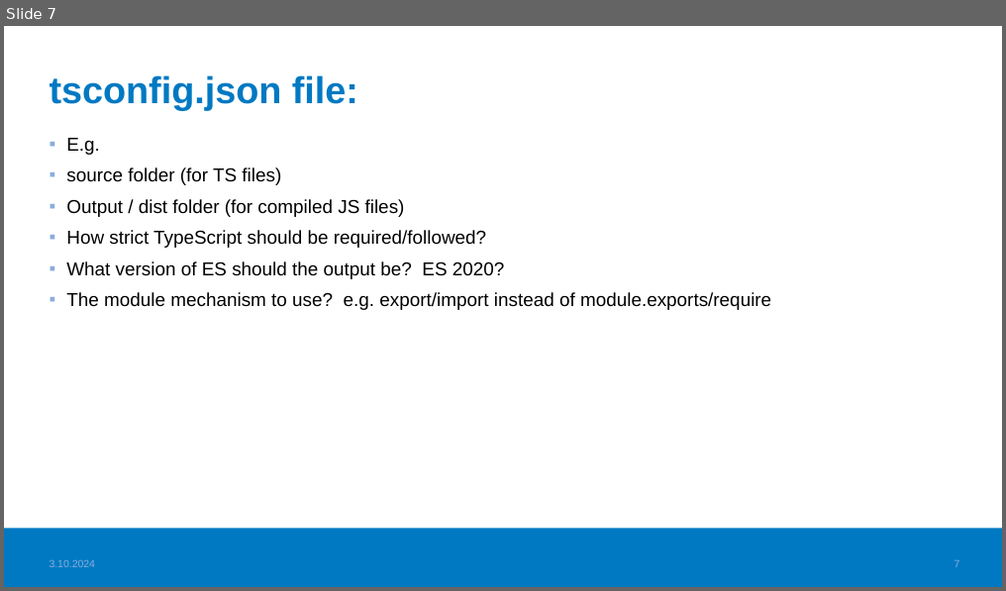
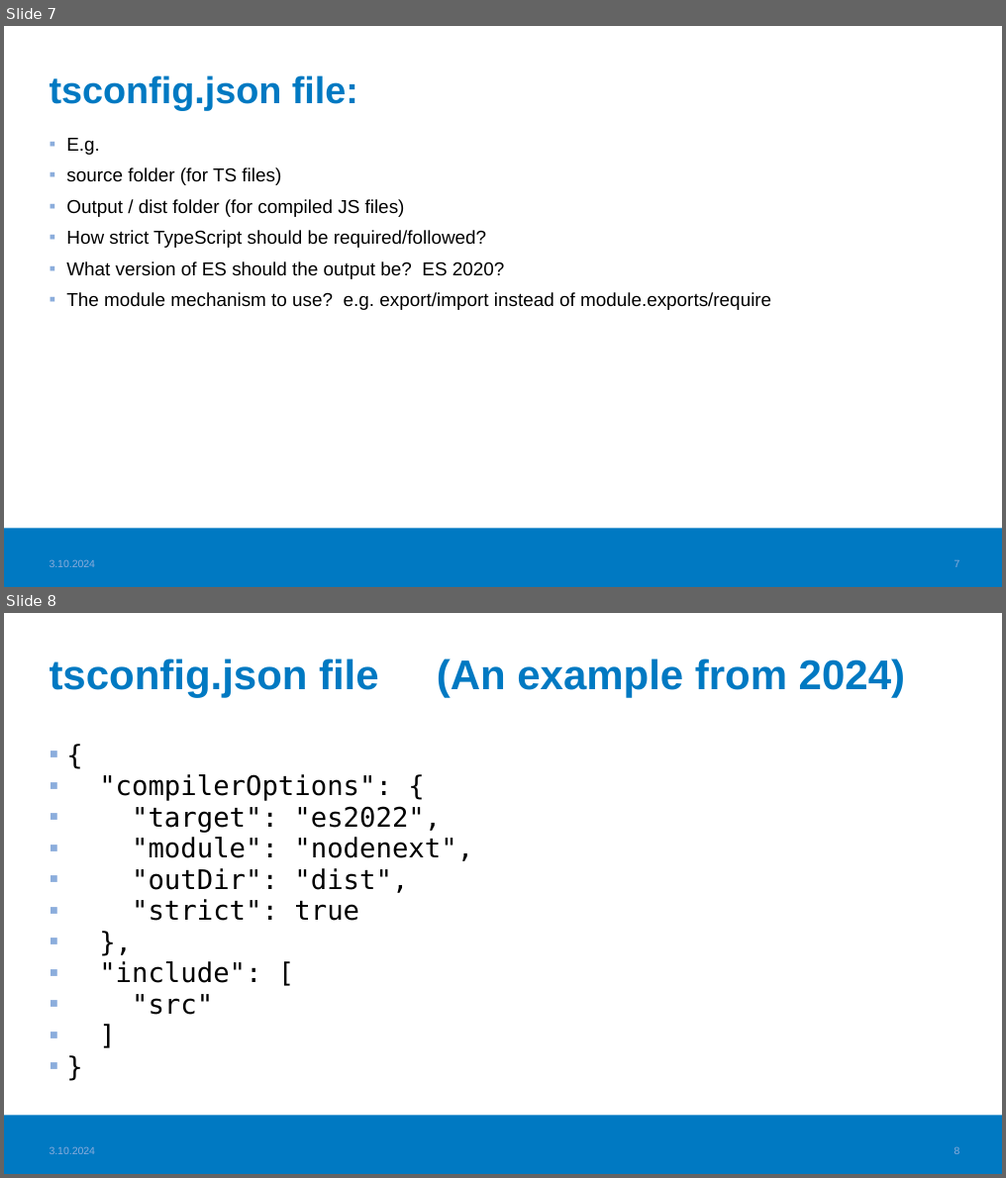
Before and after one commit to valju/JS_ES_Features, a slide deck: TS_basics/TypeScript_usage_understood.pptx. Shown one above the other, each under a label of ours: slide 7 before the commit, slides 7 and 8 after it. The pictures are 1006x591 and 1006x1178 pixels, drawn with LibreOffice and Linux fonts; fonts in the diff are those of the drawing; background and template pictures are left out. Boxes give left, top, right and bottom in pixels: in the first picture for what was removed or moved away, otherwise in the second. Text is boxed around its words. In the diff, an @@ line names an element or a change of style, - is before the commit and + after.

Commit message:
tsconfig.json example added

```diff
--- a/TS_basics/TypeScript_usage_understood.pptx
+++ b/TS_basics/TypeScript_usage_understood.pptx
@@ slide 8 added at bbox=[4, 613, 1002, 1174], background #FFFFFF; not listed: 1 template element that a slide beside it also shows @@
@@ title added at bbox=[50, 659, 905, 698], 40 pt, text #0079C2, bold @@
+tsconfig.json file (An example from 2024)
@@ text added at bbox=[99, 774, 473, 1015], 26 pt, text #000000 @@
+▪ {
+▪ "compilerOptions": {
+▪ "target": "es2022",
+▪ "module": "nodenext",
+▪ "outDir": "dist",
+▪ "strict": true
+▪ },
+▪ "include": [
+▪ "src"
+▪ ]
+▪ }
@@ text added at bbox=[50, 1147, 96, 1155], 10 pt, text #8BADDC @@
+3.10.2024
@@ page number added at bbox=[954, 1148, 960, 1155], 10 pt, text #8BADDC @@
+8
```
Also in this commit, not shown: 1 other file.
